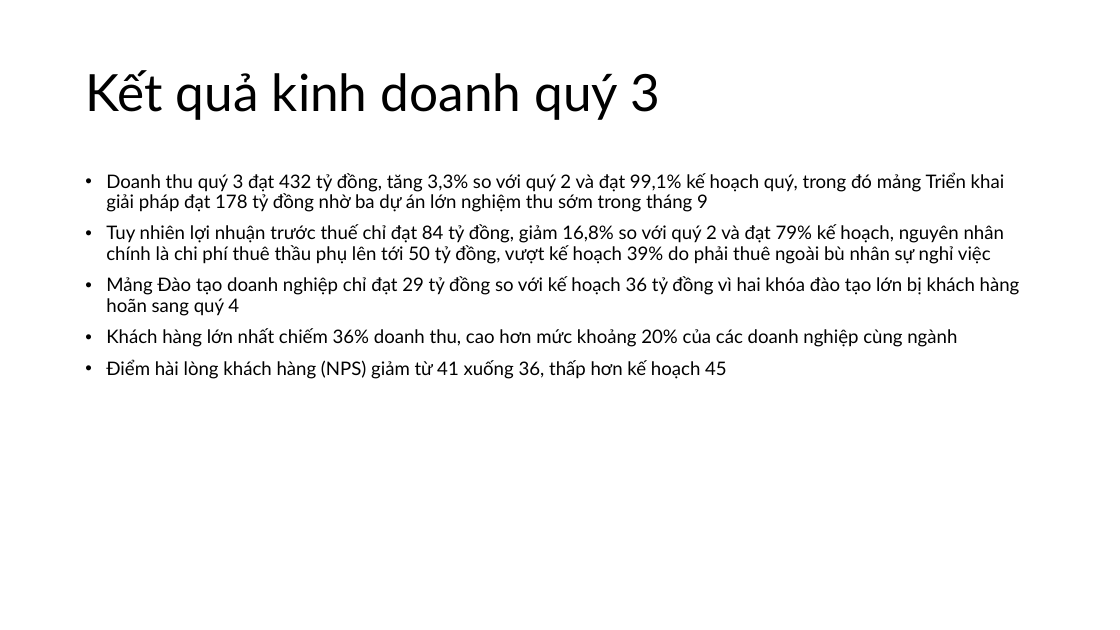
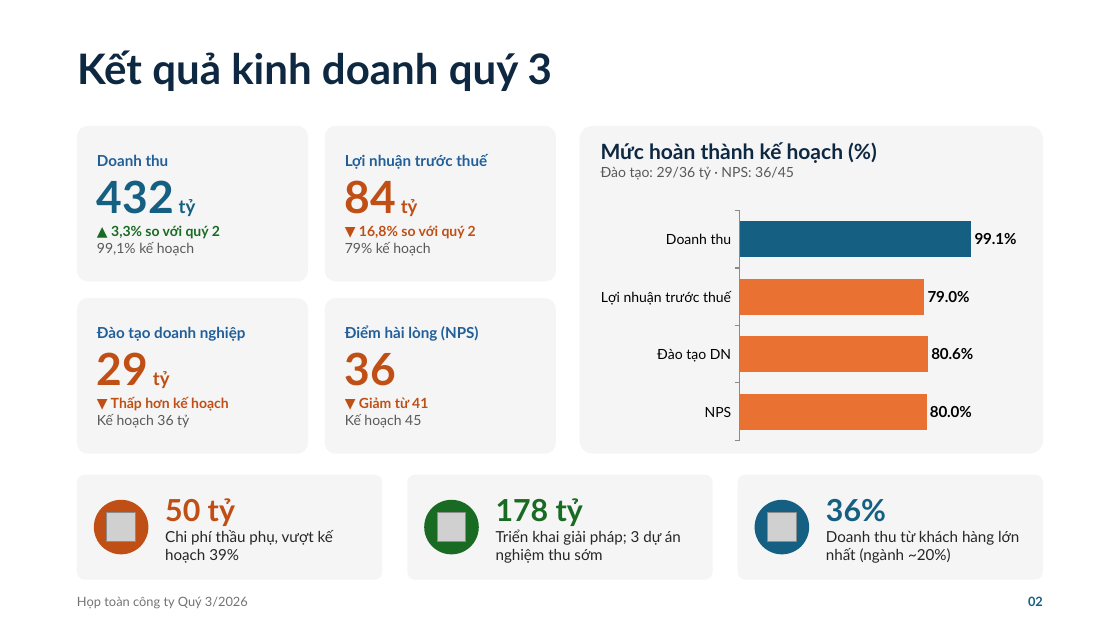
Before and after one commit to HL20003/M365LPB, a slide deck: slide 2 of demo-files/Town hall Q3 2026 (bản nháp).pptx. Drawn at 1120x630 pixels with LibreOffice and Linux fonts; fonts in the diff are those of the drawing; grey boxes stand for pictures. Boxes give left, top, right and bottom in pixels: in the first picture for what was removed or moved away, otherwise in the second. Text is boxed around its words. In the diff, an @@ line names an element or a change of style, - is before the commit and + after.

```diff
--- a/demo-files/Town hall Q3 2026 (bản nháp).pptx
+++ b/demo-files/Town hall Q3 2026 (bản nháp).pptx
@@ title "Kết quả kinh doanh quý ..." at (x1=77, y1=50, x2=552, y2=91): size 44 to 36 pt, text colour #000000 to #0E2841, bold on @@
@@ rounded rectangle added at (x1=77, y1=126, x2=308, y2=281), fill #F5F5F5, 12 pt, text #196B24, bold @@
+Doanh thu
+432 tỷ
+▲ 3,3% so với quý 2
+99,1% kế hoạch
@@ rounded rectangle added at (x1=325, y1=126, x2=556, y2=281), fill #F5F5F5, 12 pt, text #C04F15, bold @@
+Lợi nhuận trước thuế
+84 tỷ
+▼ 16,8% so với quý 2
+79% kế hoạch
@@ rounded rectangle added at (x1=580, y1=126, x2=1044, y2=454), fill #F5F5F5 @@
@@ text removed at (x1=106, y1=172, x2=1020, y2=379) @@
-• Doanh thu quý 3 đạt 432 tỷ đồng, tăng 3,3% so với quý 2 và đạt 99,1% kế hoạch quý, trong đó mảng Triển khai giải pháp đạt 178 tỷ đồng nhờ ba dự án lớn nghiệm thu sớm trong tháng 9
-• Tuy nhiên lợi nhuận trước thuế chỉ đạt 84 tỷ đồng, giảm 16,8% so với quý 2 và đạt 79% kế hoạch, nguyên nhân chính là chi phí thuê thầu phụ lên tới 50 tỷ đồng, vượt kế hoạch 39% do phải thuê ngoài bù nhân sự nghỉ việc
-• Mảng Đào tạo doanh nghiệp chỉ đạt 29 tỷ đồng so với kế hoạch 36 tỷ đồng vì hai khóa đào tạo lớn bị khách hàng hoãn sang quý 4
-• Khách hàng lớn nhất chiếm 36% doanh thu, cao hơn mức khoảng 20% của các doanh nghiệp cùng ngành
-• Điểm hài lòng khách hàng (NPS) giảm từ 41 xuống 36, thấp hơn kế hoạch 45
@@ text added at (x1=601, y1=167, x2=794, y2=180), 12 pt, text #595959 @@
+Mức hoàn thành kế hoạch (%)
+Đào tạo: 29/36 tỷ · NPS: 36/45
@@ bar chart added at (x1=592, y1=206, x2=1029, y2=445) @@
+categories: Doanh thu, Lợi nhuận trước thuế, Đào tạo DN, NPS
+Series 1: 99.1, 79, 80.6, 80
@@ rounded rectangle added at (x1=77, y1=298, x2=308, y2=454), fill #F5F5F5, 12 pt, text #C04F15, bold @@
+Đào tạo doanh nghiệp
+29 tỷ
+▼ Thấp hơn kế hoạch
+Kế hoạch 36 tỷ
@@ rounded rectangle added at (x1=325, y1=298, x2=556, y2=454), fill #F5F5F5, 12 pt, text #215F9A, bold @@
+Điểm hài lòng (NPS)
+36
+▼ Giảm từ 41
+Kế hoạch 45
@@ rounded rectangle added at (x1=77, y1=475, x2=382, y2=580), fill #F5F5F5 @@
@@ rounded rectangle added at (x1=408, y1=475, x2=712, y2=580), fill #F5F5F5 @@
@@ rounded rectangle added at (x1=738, y1=475, x2=1043, y2=580), fill #F5F5F5 @@
@@ ellipse added at (x1=94, y1=500, x2=149, y2=555), fill #C04F15 @@
@@ text added at (x1=165, y1=498, x2=333, y2=563), 13 pt, text #262626 @@
+50 tỷ
+Chi phí thầu phụ, vượt kế hoạch 39%
@@ ellipse added at (x1=424, y1=500, x2=479, y2=555), fill #196B24 @@
@@ text added at (x1=496, y1=498, x2=681, y2=563), 13 pt, text #262626 @@
+178 tỷ
+Triển khai giải pháp; 3 dự án nghiệm thu sớm
@@ ellipse added at (x1=755, y1=500, x2=809, y2=555), fill #156082 @@
@@ text added at (x1=826, y1=499, x2=1019, y2=563), 13 pt, text #262626 @@
+36%
+Doanh thu từ khách hàng lớn nhất (ngành ~20%)
@@ picture added at (x1=107, y1=513, x2=135, y2=542) @@
@@ picture added at (x1=438, y1=513, x2=466, y2=542) @@
@@ picture added at (x1=768, y1=513, x2=797, y2=542) @@
@@ text added at (x1=77, y1=596, x2=248, y2=609), 11 pt, text #737373 @@
+Họp toàn công ty Quý 3/2026
@@ text added at (x1=1028, y1=596, x2=1043, y2=606), 11 pt, text #156082, bold @@
+02
```
Also in this commit, not shown: 7 other slides changed, 4 other files.
